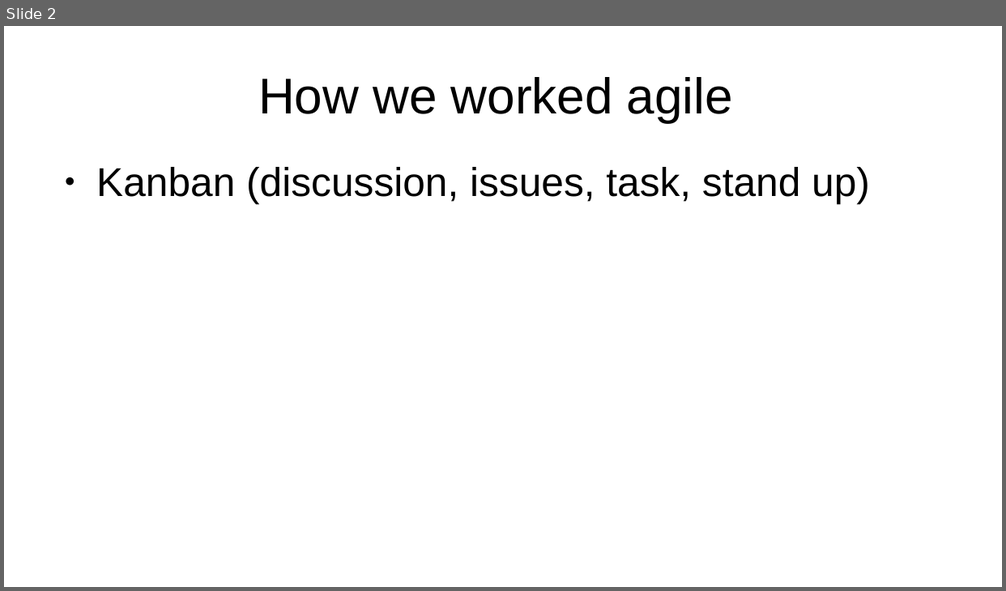
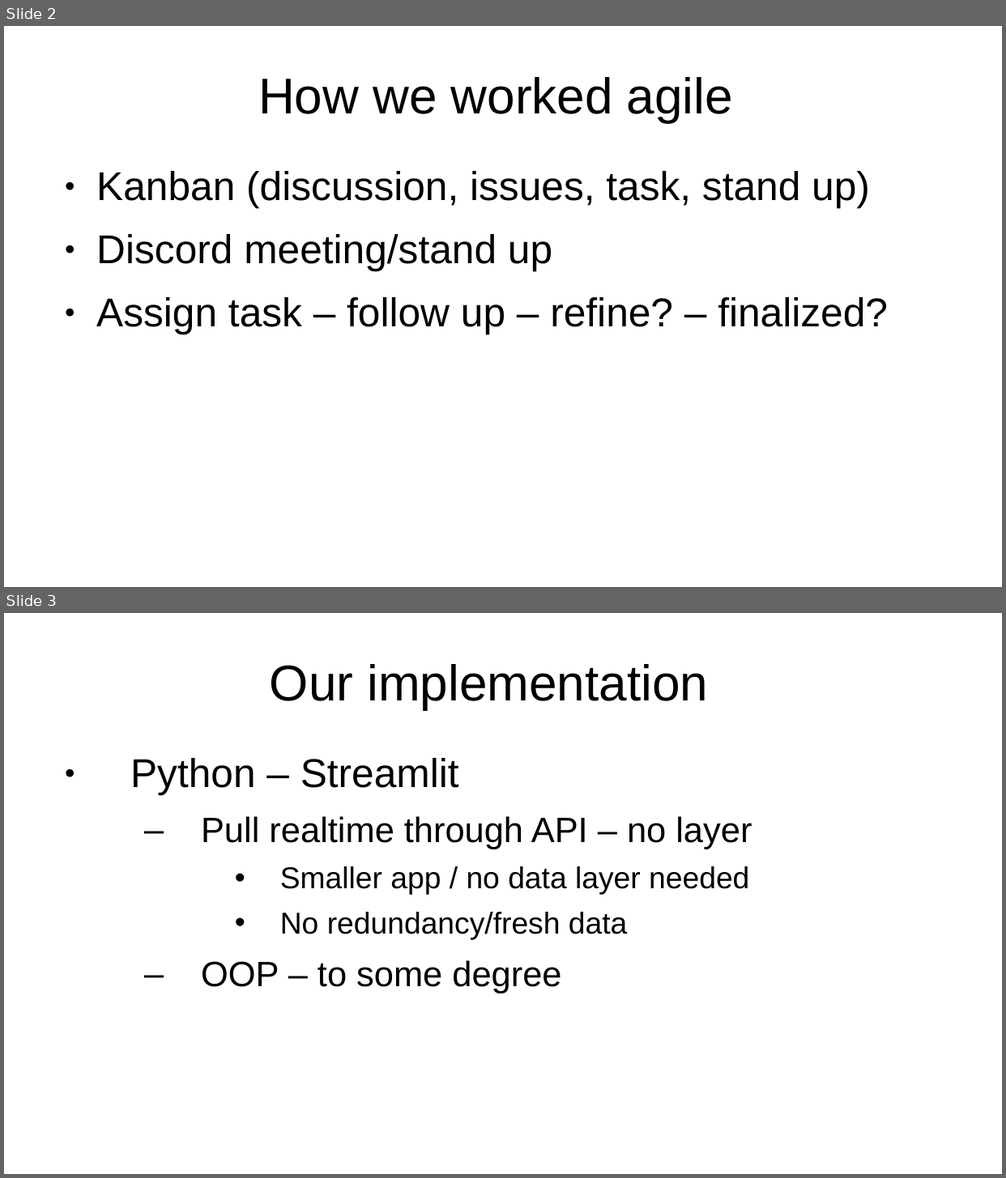
Before and after one commit to BrutalFrost/travel_planner_YBDM, a slide deck: presentation-project.ppt. Shown one above the other, each under a label of ours: slide 2 before the commit, slides 2 and 3 after it. The pictures are 1006x591 and 1006x1178 pixels, drawn with LibreOffice and Linux fonts; fonts in the diff are those of the drawing. Boxes give left, top, right and bottom in pixels: in the first picture for what was removed or moved away, otherwise in the second. Text is boxed around its words. In the diff, an @@ line names an element or a change of style, - is before the commit and + after.

```diff
--- a/presentation-project.ppt
+++ b/presentation-project.ppt
@@ slide 3 added at (4,613,1002,1174), background #FFFFFF @@
@@ title added at (270,664,708,709), 40 pt, text #000000 @@
+Our implementation
@@ text added at (130,758,752,994), 24 pt, text #000000 @@
+● Python – Streamlit
+  – Pull realtime through API – no layer
+    • Smaller app / no data layer needed
+    • No redundancy/fresh data
+  – OOP – to some degree
@@ slide 2 changed as well @@
@@ text at (96,234,888,335): paragraphs added @@
+● Discord meeting/stand up
+● Assign task – follow up – refine? – finalized?
```
Also in this commit, not shown: 2 other slides changed, 1 slide removed, 1 other file.
